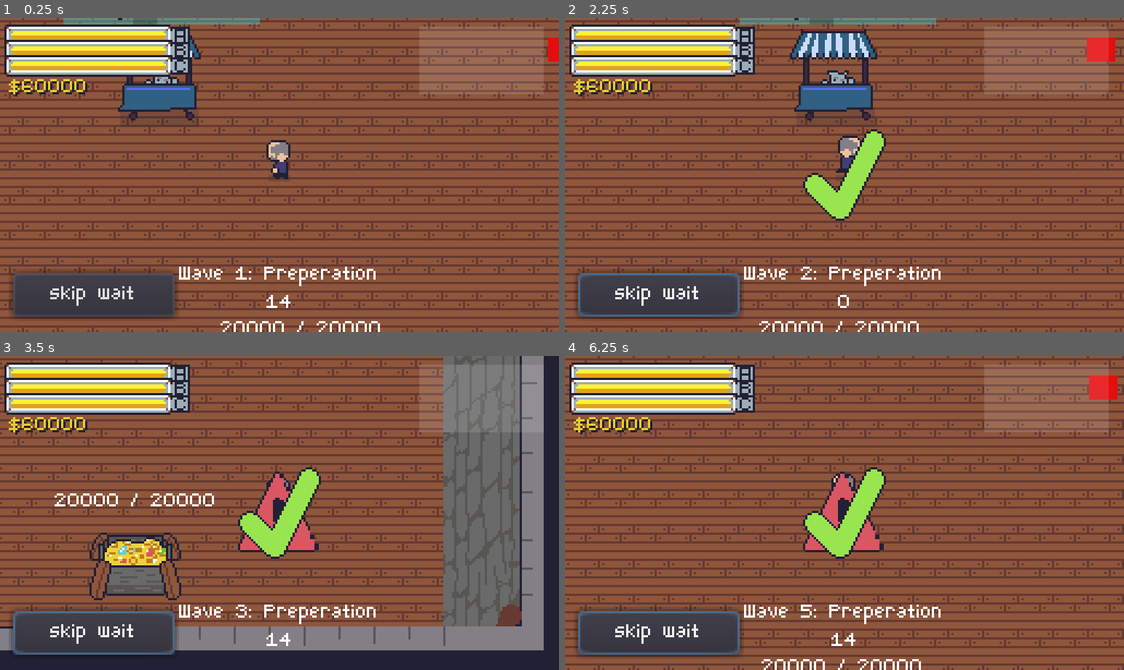
Above: before the commit, frames 1-4 (two rows, left to right).
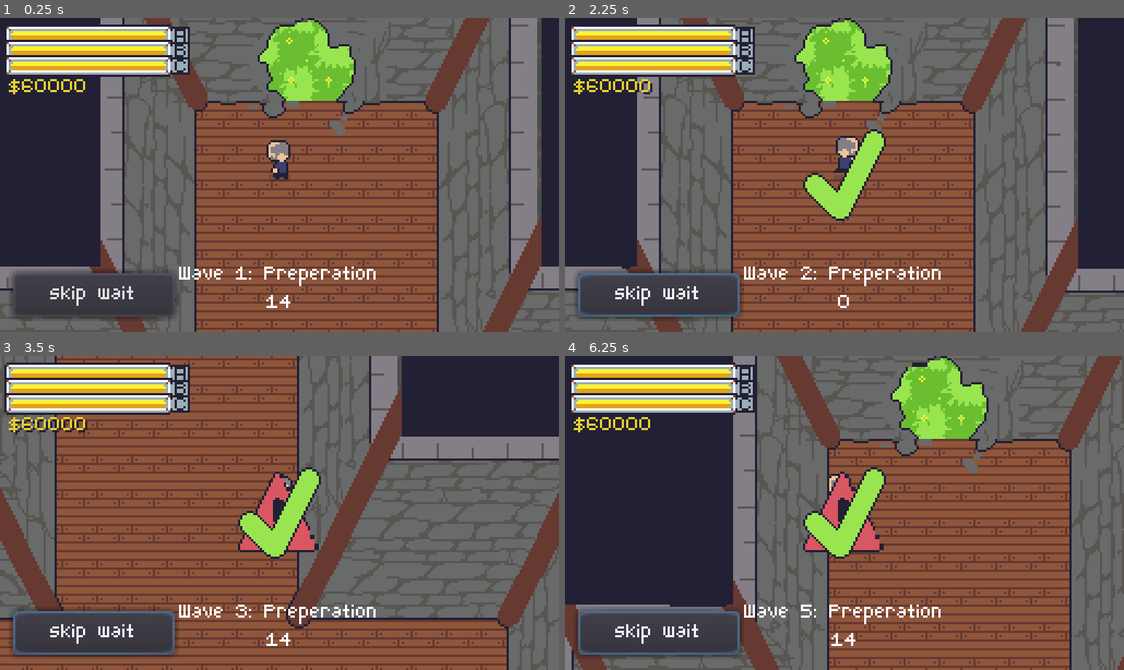
Above: after the commit, the same moments.

Repository: jiink/treasury-trouble
Game: Godot game, scene res://treasury.tscn
The game is run twice, just before and just after one commit, with the same random seed, the same clock (stepped at 60 frames per second) and the same inputs.
Inputs (mouse positions are in pixels of both pictures, inside the frame that each line leads up to):
- Up to frame 1 (0.25 s): no input
- Up to frame 2 (2.25 s): click "skip wait" at 0.5 s; click "skip wait" at 1.25 s; move the mouse to (967, 159) at 2.02 s; hold D (right) from 2.03 s (still down); tap Space (a) at 2.1 s
- Up to frame 3 (3.5 s): move the mouse to (167, 528) at 2.77 s; release D (right) at 2.78 s; hold S (down) from 2.78 s (still down); tap Space (a) at 2.85 s
- Up to frame 4 (6.25 s): move the mouse to (900, 443) at 3.52 s; release S (down) at 3.53 s; hold D (right) 3.53-4.28 s; click (900, 443) at 3.6 s; tap Space (a) at 3.8, 4.35, 5.1, 6.05 s; move the mouse to (816, 575) at 4.27 s; hold W (up) 4.28-5.03 s; move the mouse to (1012, 560) at 5.02 s; hold A (left) from 5.03 s (still down); move the mouse to (676, 465) at 5.77 s; click (676, 465) at 5.85 s

The runs differ from the first frame. In frame 1, 75% of the frame differs, in the area x 0-100%, y 0-100%; in frame 2, 74%; in frame 3, 53%; in frame 4, 73%.

Commit message:
various things

Diff:
--- a/hud.tscn
+++ b/hud.tscn
@@ -43,6 +43,7 @@
 [node name="hud" type="CanvasLayer"]
 
 [node name="ColorRect" type="ColorRect" parent="."]
+visible = false
 margin_left = 192.0
 margin_top = 4.0
 margin_right = 249.0
--- a/player/player.tscn
+++ b/player/player.tscn
@@ -5,15 +5,15 @@
 [ext_resource path="res://player/sprites/ceo_run_frontright1.png" type="Texture" id=3]
 [ext_resource path="res://player/sprites/ceo_run_frontright2.png" type="Texture" id=4]
 [ext_resource path="res://player/sprites/ceo_run_frontright3.png" type="Texture" id=5]
-[ext_resource path="res://player/sprites/ceo_run_frontleft1.png" type="Texture" id=6]
-[ext_resource path="res://player/sprites/ceo_run_frontleft2.png" type="Texture" id=7]
-[ext_resource path="res://player/sprites/ceo_run_frontleft3.png" type="Texture" id=8]
-[ext_resource path="res://player/sprites/ceo_run_backright1.png" type="Texture" id=9]
-[ext_resource path="res://player/sprites/ceo_run_backright2.png" type="Texture" id=10]
-[ext_resource path="res://player/sprites/ceo_run_backright3.png" type="Texture" id=11]
-[ext_resource path="res://player/sprites/ceo_run_backleft1.png" type="Texture" id=12]
-[ext_resource path="res://player/sprites/ceo_run_backleft2.png" type="Texture" id=13]
-[ext_resource path="res://player/sprites/ceo_run_backleft3.png" type="Texture" id=14]
+[ext_resource path="res://player/sprites/ceo_run_backleft1.png" type="Texture" id=6]
+[ext_resource path="res://player/sprites/ceo_run_backleft2.png" type="Texture" id=7]
+[ext_resource path="res://player/sprites/ceo_run_backleft3.png" type="Texture" id=8]
+[ext_resource path="res://player/sprites/ceo_run_frontleft1.png" type="Texture" id=9]
+[ext_resource path="res://player/sprites/ceo_run_frontleft2.png" type="Texture" id=10]
+[ext_resource path="res://player/sprites/ceo_run_frontleft3.png" type="Texture" id=11]
+[ext_resource path="res://player/sprites/ceo_run_backright1.png" type="Texture" id=12]
+[ext_resource path="res://player/sprites/ceo_run_backright2.png" type="Texture" id=13]
+[ext_resource path="res://player/sprites/ceo_run_backright3.png" type="Texture" id=14]
 [ext_resource path="res://player/sweep_box.gd" type="Script" id=15]
 [ext_resource path="res://player/sprites/sweep4.png" type="Texture" id=16]
 [ext_resource path="res://player/sprites/sweep1.png" type="Texture" id=17]
@@ -29,17 +29,17 @@
 }, {
 "frames": [ ExtResource( 6 ), ExtResource( 7 ), ExtResource( 8 ) ],
 "loop": true,
-"name": "frontleft",
+"name": "backleft",
 "speed": 10.0
 }, {
 "frames": [ ExtResource( 9 ), ExtResource( 10 ), ExtResource( 11 ) ],
 "loop": true,
-"name": "backright",
+"name": "frontleft",
 "speed": 10.0
 }, {
 "frames": [ ExtResource( 12 ), ExtResource( 13 ), ExtResource( 14 ) ],
 "loop": true,
-"name": "backleft",
+"name": "backright",
 "speed": 10.0
 } ]
 
@@ -113,5 +113,4 @@
 [node name="timer" type="Timer" parent="sweep_box"]
 wait_time = 0.3
 one_shot = true
-
 [connection signal="timeout" from="sweep_box/timer" to="sweep_box" method="_on_timer_timeout"]
--- a/room/goldpot/goldpot.tscn
+++ b/room/goldpot/goldpot.tscn
@@ -20,12 +20,14 @@
 frame = 3
 
 [node name="StaticBody2D" type="StaticBody2D" parent="."]
+visible = false
 position = Vector2( 0, -2 )
 
 [node name="CollisionShape2D" type="CollisionShape2D" parent="StaticBody2D"]
 shape = SubResource( 1 )
 
 [node name="label" type="Label" parent="."]
+visible = false
 margin_left = -46.0
 margin_top = -42.0
 margin_right = 47.0
--- a/treasury.tscn
+++ b/treasury.tscn
@@ -1,17 +1,19 @@
-[gd_scene load_steps=16 format=2]
+[gd_scene load_steps=19 format=2]
 
 [ext_resource path="res://treasury.gd" type="Script" id=1]
 [ext_resource path="res://battle_manager.gd" type="Script" id=2]
 [ext_resource path="res://room/woodfloor.png" type="Texture" id=3]
-[ext_resource path="res://room/room1.png" type="Texture" id=4]
-[ext_resource path="res://room/window.png" type="Texture" id=5]
-[ext_resource path="res://player/player.tscn" type="PackedScene" id=6]
-[ext_resource path="res://room/goldpot/goldpot.tscn" type="PackedScene" id=7]
-[ext_resource path="res://room/shop/shopcart.tscn" type="PackedScene" id=8]
-[ext_resource path="res://room/enterancetop.png" type="Texture" id=9]
-[ext_resource path="res://room/top2.png" type="Texture" id=10]
-[ext_resource path="res://hud.tscn" type="PackedScene" id=11]
-[ext_resource path="res://Camera2D.gd" type="Script" id=12]
+[ext_resource path="res://room/roomcleanup - Copy.png" type="Texture" id=4]
+[ext_resource path="res://room/grass.png" type="Texture" id=5]
+[ext_resource path="res://room/window.png" type="Texture" id=6]
+[ext_resource path="res://player/player.tscn" type="PackedScene" id=7]
+[ext_resource path="res://room/goldpot/goldpot.tscn" type="PackedScene" id=8]
+[ext_resource path="res://fonts/small.tres" type="DynamicFont" id=9]
+[ext_resource path="res://room/shop/shopcart.tscn" type="PackedScene" id=10]
+[ext_resource path="res://room/enterancetop.png" type="Texture" id=11]
+[ext_resource path="res://room/top2.png" type="Texture" id=12]
+[ext_resource path="res://hud.tscn" type="PackedScene" id=13]
+[ext_resource path="res://Camera2D.gd" type="Script" id=14]
 
 [sub_resource type="TileSet" id=1]
 0/name = "woodfloor.png 0"
@@ -31,6 +33,9 @@
 [sub_resource type="RectangleShape2D" id=3]
 extents = Vector2( 24, 271 )
 
+[sub_resource type="RectangleShape2D" id=4]
+extents = Vector2( 39, 15 )
+
 [node name="treasury" type="Node"]
 script = ExtResource( 1 )
 goldpot_a = NodePath("sort/goldpot2")
@@ -80,11 +85,16 @@
 "_edit_lock_": true
 }
 
+[node name="grass" type="Sprite" parent="room1"]
+position = Vector2( -30, -287 )
+z_index = -10
+texture = ExtResource( 5 )
+
 [node name="collisions" type="Node2D" parent="."]
-editor/display_folded = true
 visible = false
 
 [node name="StaticBody2D" type="StaticBody2D" parent="collisions"]
+editor/display_folded = true
 position = Vector2( -139, -322 )
 
 [node name="CollisionShape2D" type="CollisionShape2D" parent="collisions/StaticBody2D"]
@@ -94,6 +104,7 @@
 }
 
 [node name="StaticBody2D2" type="StaticBody2D" parent="collisions"]
+editor/display_folded = true
 position = Vector2( 122, -321 )
 
 [node name="CollisionShape2D" type="CollisionShape2D" parent="collisions/StaticBody2D2"]
@@ -103,6 +114,7 @@
 }
 
 [node name="StaticBody2D3" type="StaticBody2D" parent="collisions"]
+editor/display_folded = true
 position = Vector2( -105, -482 )
 
 [node name="CollisionShape2D" type="CollisionShape2D" parent="collisions/StaticBody2D3"]
@@ -112,6 +124,7 @@
 }
 
 [node name="StaticBody2D7" type="StaticBody2D" parent="collisions"]
+editor/display_folded = true
 position = Vector2( 82, -481 )
 
 [node name="CollisionShape2D" type="CollisionShape2D" parent="collisions/StaticBody2D7"]
@@ -121,6 +134,7 @@
 }
 
 [node name="StaticBody2D8" type="StaticBody2D" parent="collisions"]
+editor/display_folded = true
 position = Vector2( -6, -555 )
 
 [node name="CollisionShape2D" type="CollisionShape2D" parent="collisions/StaticBody2D8"]
@@ -130,6 +144,7 @@
 }
 
 [node name="StaticBody2D4" type="StaticBody2D" parent="collisions"]
+editor/display_folded = true
 position = Vector2( 168, 13 )
 
 [node name="CollisionShape2D" type="CollisionShape2D" parent="collisions/StaticBody2D4"]
@@ -139,6 +154,7 @@
 }
 
 [node name="StaticBody2D5" type="StaticBody2D" parent="collisions"]
+editor/display_folded = true
 position = Vector2( -168, 5 )
 
 [node name="CollisionShape2D" type="CollisionShape2D" parent="collisions/StaticBody2D5"]
@@ -148,6 +164,7 @@
 }
 
 [node name="StaticBody2D6" type="StaticBody2D" parent="collisions"]
+editor/display_folded = true
 position = Vector2( 11, 195 )
 rotation = 1.5708
 
@@ -157,38 +174,78 @@
 "_edit_lock_": true
 }
 
+[node name="spawn1col" type="StaticBody2D" parent="collisions"]
+position = Vector2( -10, -399 )
+collision_layer = 0
+
+[node name="CollisionShape2D" type="CollisionShape2D" parent="collisions/spawn1col"]
+shape = SubResource( 4 )
+__meta__ = {
+"_edit_lock_": true
+}
+
 [node name="window" type="Sprite" parent="."]
-position = Vector2( 162, -88 )
-texture = ExtResource( 5 )
+position = Vector2( 157, -80 )
+texture = ExtResource( 6 )
 
 [node name="sort" type="YSort" parent="."]
 
-[node name="player" parent="sort" instance=ExtResource( 6 )]
-position = Vector2( -7, 31 )
-
-[node name="goldpot" parent="sort" instance=ExtResource( 7 )]
+[node name="player" parent="sort" instance=ExtResource( 7 )]
+position = Vector2( -25, -350 )
+
+[node name="goldpot" parent="sort" instance=ExtResource( 8 )]
 position = Vector2( 110, -169 )
 
-[node name="goldpot2" parent="sort" instance=ExtResource( 7 )]
+[node name="Label" type="Label" parent="sort/goldpot"]
+margin_left = -3.0
+margin_top = -5.0
+margin_right = 3.0
+margin_bottom = 9.0
+custom_fonts/font = ExtResource( 9 )
+custom_colors/font_color = Color( 0.133333, 0.12549, 0.203922, 1 )
+custom_colors/font_color_shadow = Color( 0.34902, 0.337255, 0.321569, 1 )
+text = "B"
+
+[node name="goldpot2" parent="sort" instance=ExtResource( 8 )]
 position = Vector2( -104, -166 )
 
-[node name="goldpot3" parent="sort" instance=ExtResource( 7 )]
+[node name="Label2" type="Label" parent="sort/goldpot2"]
+margin_left = -2.0
+margin_top = -5.0
+margin_right = 4.0
+margin_bottom = 9.0
+custom_fonts/font = ExtResource( 9 )
+custom_colors/font_color = Color( 0.133333, 0.12549, 0.203922, 1 )
+custom_colors/font_color_shadow = Color( 0.34902, 0.337255, 0.321569, 1 )
+text = "A"
+
+[node name="goldpot3" parent="sort" instance=ExtResource( 8 )]
 position = Vector2( 3, 137 )
 
+[node name="Label3" type="Label" parent="sort/goldpot3"]
+margin_left = -4.0
+margin_top = -6.0
+margin_right = 2.0
+margin_bottom = 8.0
+custom_fonts/font = ExtResource( 9 )
+custom_colors/font_color = Color( 0.133333, 0.12549, 0.203922, 1 )
+custom_colors/font_color_shadow = Color( 0.34902, 0.337255, 0.321569, 1 )
+text = "C"
+
 [node name="foes" type="YSort" parent="sort"]
 
-[node name="shopcart" parent="sort" instance=ExtResource( 8 )]
+[node name="shopcart" parent="sort" instance=ExtResource( 10 )]
 
 [node name="enterancetop" type="Sprite" parent="."]
 position = Vector2( 14, -469 )
-texture = ExtResource( 9 )
+texture = ExtResource( 11 )
 
 [node name="top2" type="Sprite" parent="enterancetop"]
 position = Vector2( -3, 660 )
-texture = ExtResource( 10 )
+texture = ExtResource( 12 )
 offset = Vector2( 0.5, 0 )
 
-[node name="hud" parent="." instance=ExtResource( 11 )]
+[node name="hud" parent="." instance=ExtResource( 13 )]
 
 [node name="cam" type="Camera2D" parent="."]
 current = true
@@ -204,5 +261,4 @@
 [node name="wave_timer" type="Timer" parent="."]
 one_shot = true
 
-
 [editable path="hud"]
Binary file added: room/grass.png
Not shown, added: room/grass.png.import
Binary file added: room/roomcleanup - Copy.png
Not shown, added: room/roomcleanup - Copy.png.import
Not shown: 1 places in treasury.tscn that only renumber resources
